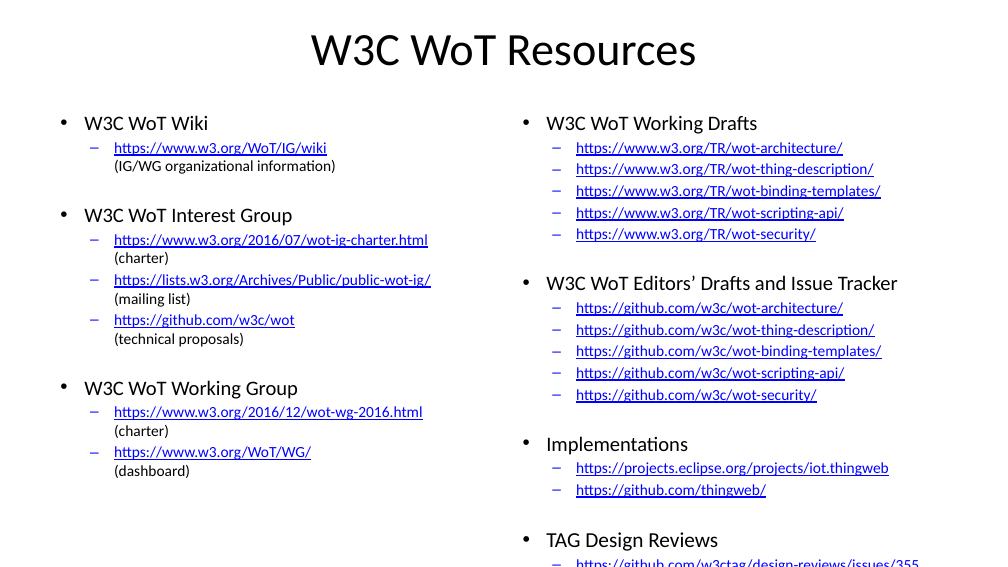
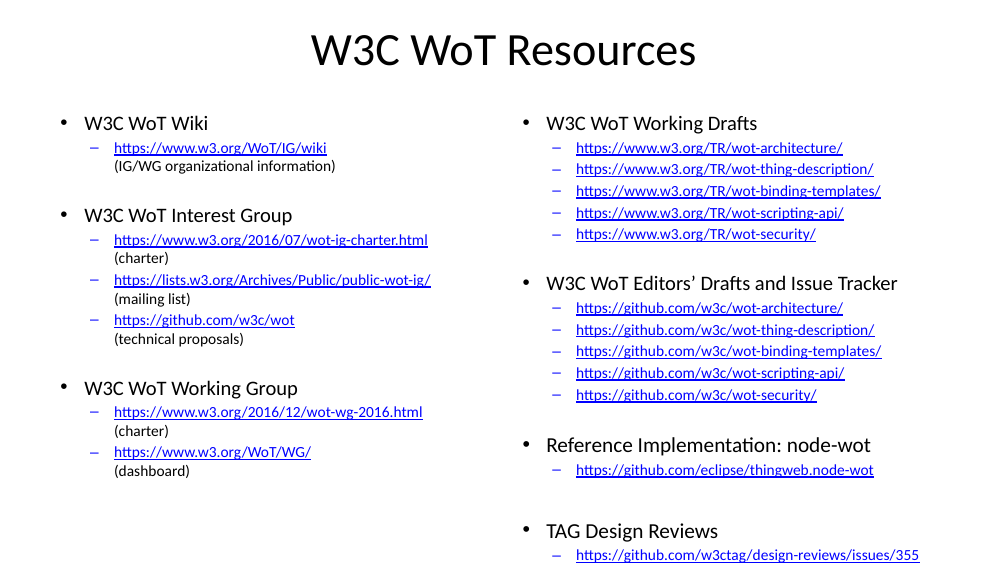
Before and after one commit to w3c/wot, a slide deck: slide 11 of PRESENTATIONS/wot-summary-and-roadmap-04-2019.pptx. Drawn at 1008x567 pixels with LibreOffice and Linux fonts; fonts in the diff are those of the drawing. Boxes give left, top, right and bottom in pixels: in the first picture for what was removed or moved away, otherwise in the second. Text is boxed around its words. In the diff, an @@ line names an element or a change of style, - is before the commit and + after.

```diff
--- a/PRESENTATIONS/wot-summary-and-roadmap-04-2019.pptx
+++ b/PRESENTATIONS/wot-summary-and-roadmap-04-2019.pptx
@@ text at [546,437,874,478]: text changed @@
-• Implementations
-  – https://projects.eclipse.org/projects/iot.thingweb
-  – https://github.com/thingweb/
+• Reference Implementation: node-wot
+  – https://github.com/eclipse/thingweb.node-wot
```
Also in this commit, not shown: 4 other slides changed.
